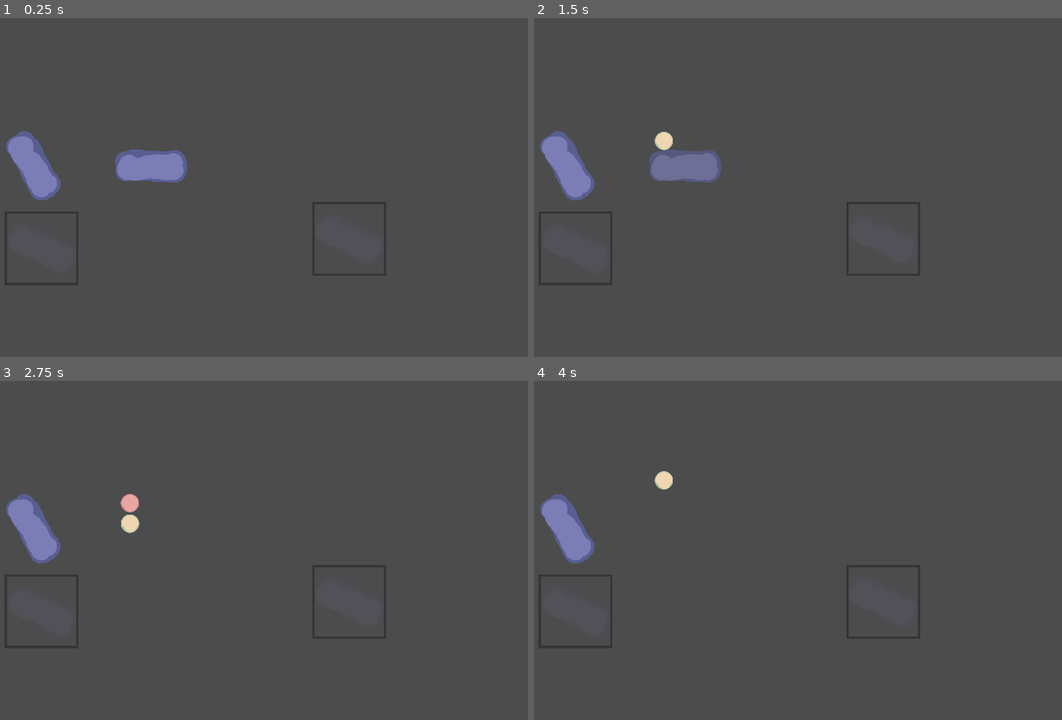
Above: before the commit, frames 1-4 (two rows, left to right).
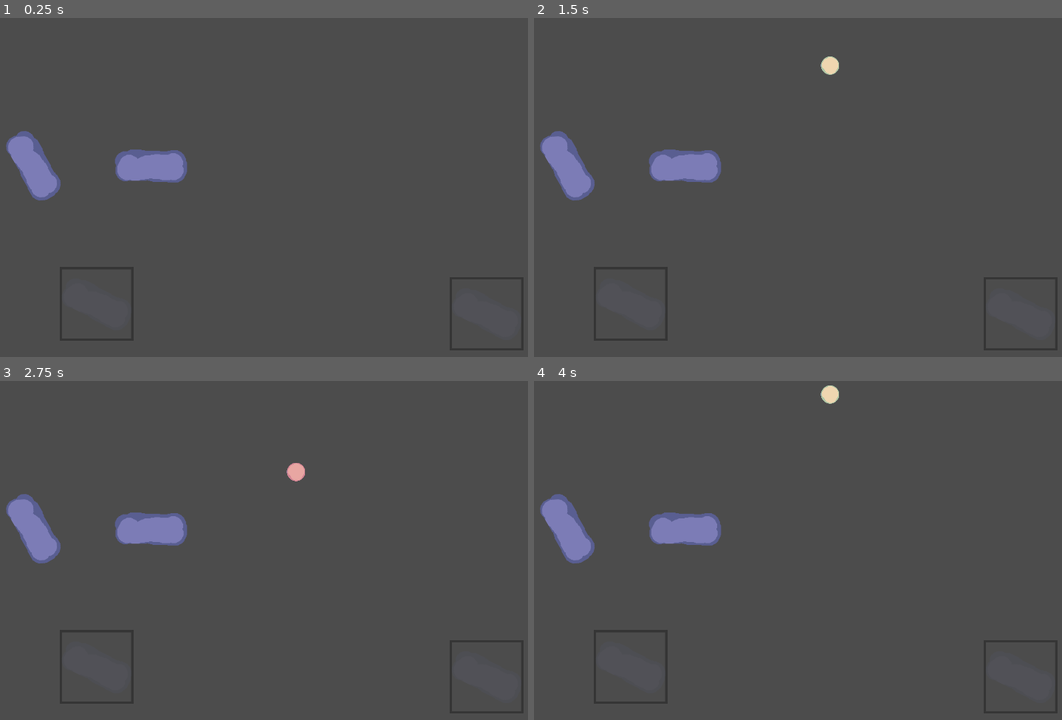
Above: after the commit, the same moments.

Repository: 0xOnyx/UpsiJam2.0
Game: Godot game, scene res://level/level.tscn
Same seed, same stepped clock (60 frames per second), same inputs: the game is played once before the commit and once after it.
Inputs:
- Up to frame 1 (0.25 s): no input
- Up to frame 2 (1.5 s): tap Enter at 0.5 s
- Up to frame 3 (2.75 s): no input
- Up to frame 4 (4 s): no input

The runs differ from the first frame. In frame 1, less than 0.1% of the frame differs, in the area x 11-15%, y 73-79%; in frame 2, 1.2%; in frame 3, 1.5%; in frame 4, 1.5%, in the area x 11-58%, y 1-79%.

Commit message:
added ballbag and start menu

Diff:
--- a/level/level.tscn
+++ b/level/level.tscn
@@ -14,11 +14,13 @@
 rotation = 1.045
 
 [node name="Spawner" parent="." instance=ExtResource( 4 )]
-position = Vector2( 256, 184 )
+position = Vector2( 544, 35 )
 
 [node name="Cursor" parent="." instance=ExtResource( 3 )]
-position = Vector2( 103, 411 )
+position = Vector2( 198, 508 )
 
 [node name="Cursor2" parent="." instance=ExtResource( 3 )]
-position = Vector2( 636, 395 )
+position = Vector2( 874, 525 )
 player = "2"
+
+[node name="BallBag" type="Node" parent="."]
--- /dev/null
+++ b/startscreen/StartScreen.gd
@@ -0,0 +1,24 @@
+extends Control
+
+
+# Declare member variables here. Examples:
+# var a = 2
+# var b = "text"
+
+
+# Called when the node enters the scene tree for the first time.
+func _ready():
+	pass # Replace with function body.
+
+
+# Called every frame. 'delta' is the elapsed time since the previous frame.
+#func _process(delta):
+#	pass
+
+
+func _on_StartButton_pressed():
+	get_tree().change_scene("res://level/level.tscn")
+
+
+func _on_QuitButton_pressed():
+	get_tree().quit()
--- /dev/null
+++ b/startscreen/StartScreen.tscn
@@ -0,0 +1,34 @@
+[gd_scene load_steps=2 format=2]
+
+[ext_resource path="res://startscreen/StartScreen.gd" type="Script" id=1]
+
+[node name="StartScreen" type="Control"]
+anchor_left = 0.5
+anchor_top = 0.5
+anchor_right = 0.5
+anchor_bottom = 0.5
+script = ExtResource( 1 )
+
+[node name="VBoxContainer" type="VBoxContainer" parent="."]
+anchor_left = 0.5
+anchor_top = 0.5
+anchor_right = 0.5
+anchor_bottom = 0.5
+margin_left = -20.5
+margin_top = -22.0
+margin_right = 20.5
+margin_bottom = 22.0
+
+[node name="StartButton" type="Button" parent="VBoxContainer"]
+margin_right = 41.0
+margin_bottom = 20.0
+text = "Start"
+
+[node name="QuitButton" type="Button" parent="VBoxContainer"]
+margin_top = 24.0
+margin_right = 41.0
+margin_bottom = 44.0
+text = "Quit"
+
+[connection signal="pressed" from="VBoxContainer/StartButton" to="." method="_on_StartButton_pressed"]
+[connection signal="pressed" from="VBoxContainer/QuitButton" to="." method="_on_QuitButton_pressed"]
